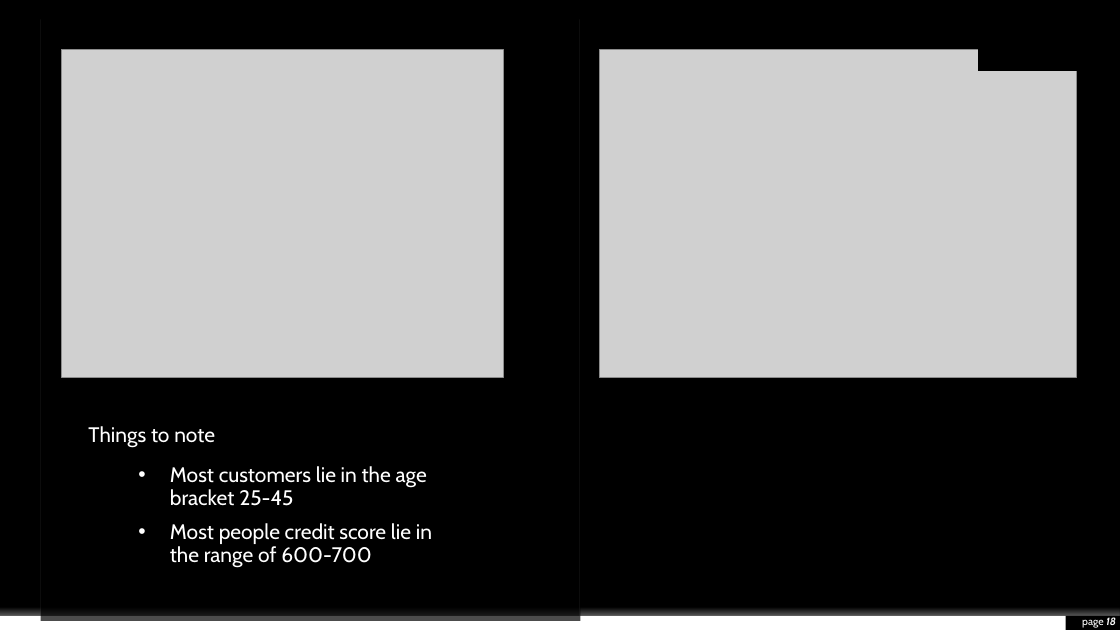
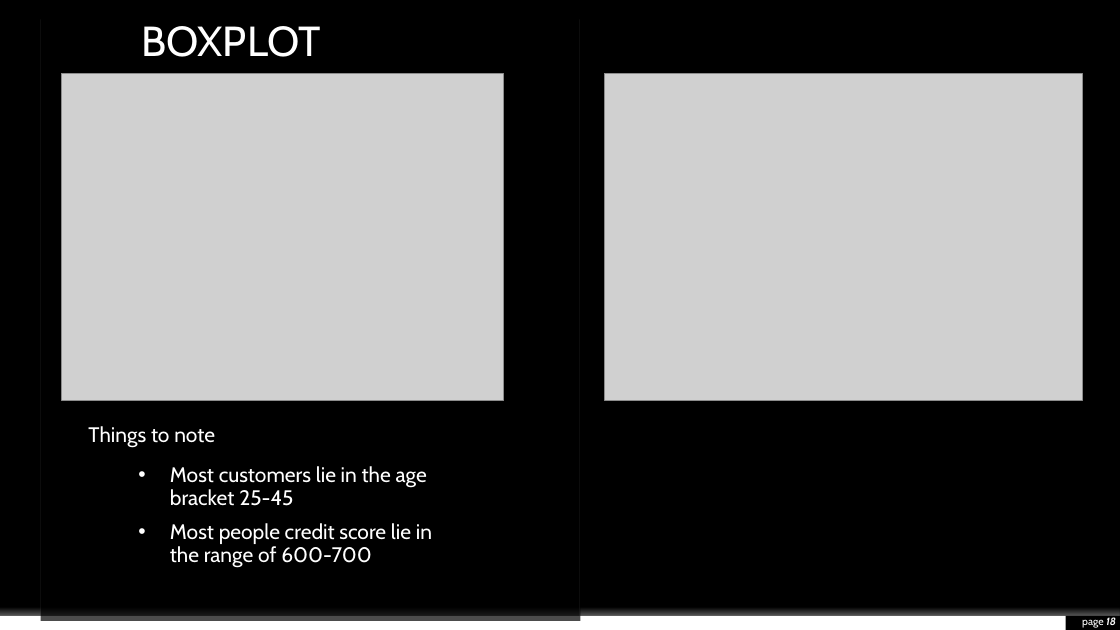
Before and after one commit to nehasinghal9646/churn-rate, a slide deck: slide 18 of Python Assignment.pptx. Drawn at 1120x630 pixels with LibreOffice and Linux fonts; fonts in the diff are those of the drawing; grey boxes stand for pictures; background and template pictures are left out. Boxes give left, top, right and bottom in pixels: in the first picture for what was removed or moved away, otherwise in the second. Text is boxed around its words. In the diff, an @@ line names an element or a change of style, - is before the commit and + after.

```diff
--- a/Python Assignment.pptx
+++ b/Python Assignment.pptx
@@ rectangle added at bbox=[62, 17, 401, 61], fill #000000, outline #000000 1 pt, 36 pt, text #FFFFFF @@
+BOXPLOT
@@ picture: place and size @@
-picture at bbox=[62, 50, 504, 377]
+picture at bbox=[62, 73, 504, 401]
@@ picture: place and size @@
-picture at bbox=[599, 50, 1076, 377]
+picture at bbox=[605, 73, 1082, 401]
```
Also in this commit, not shown: 8 other slides changed.
